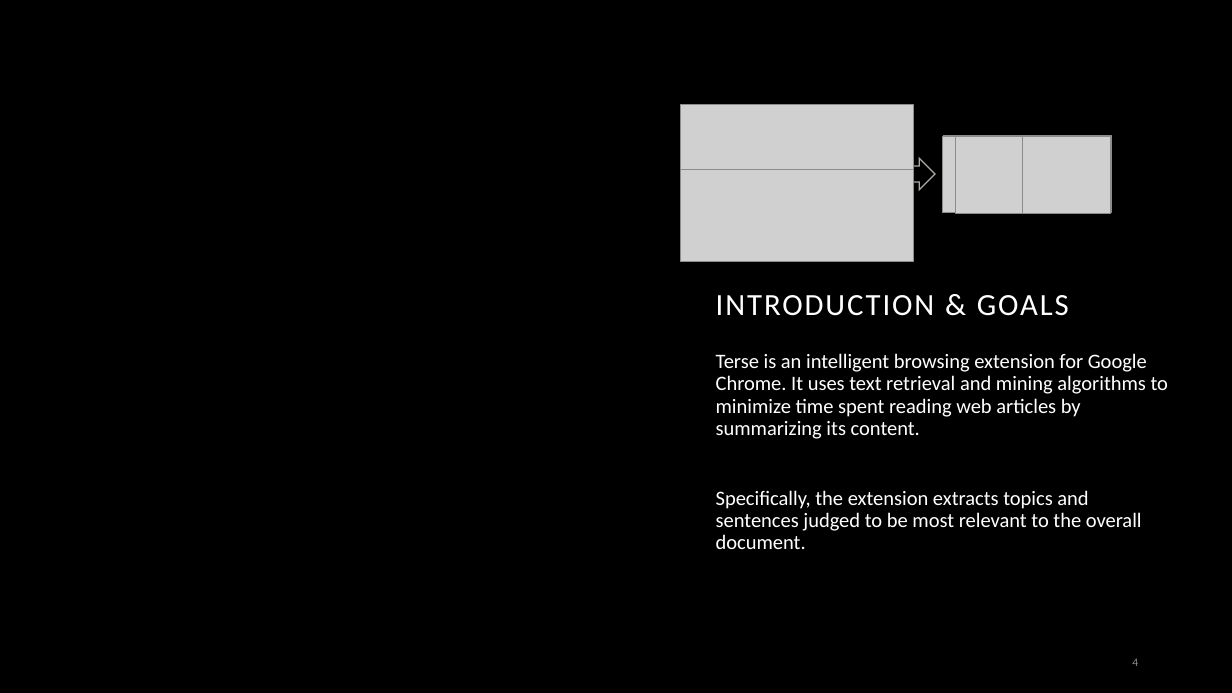
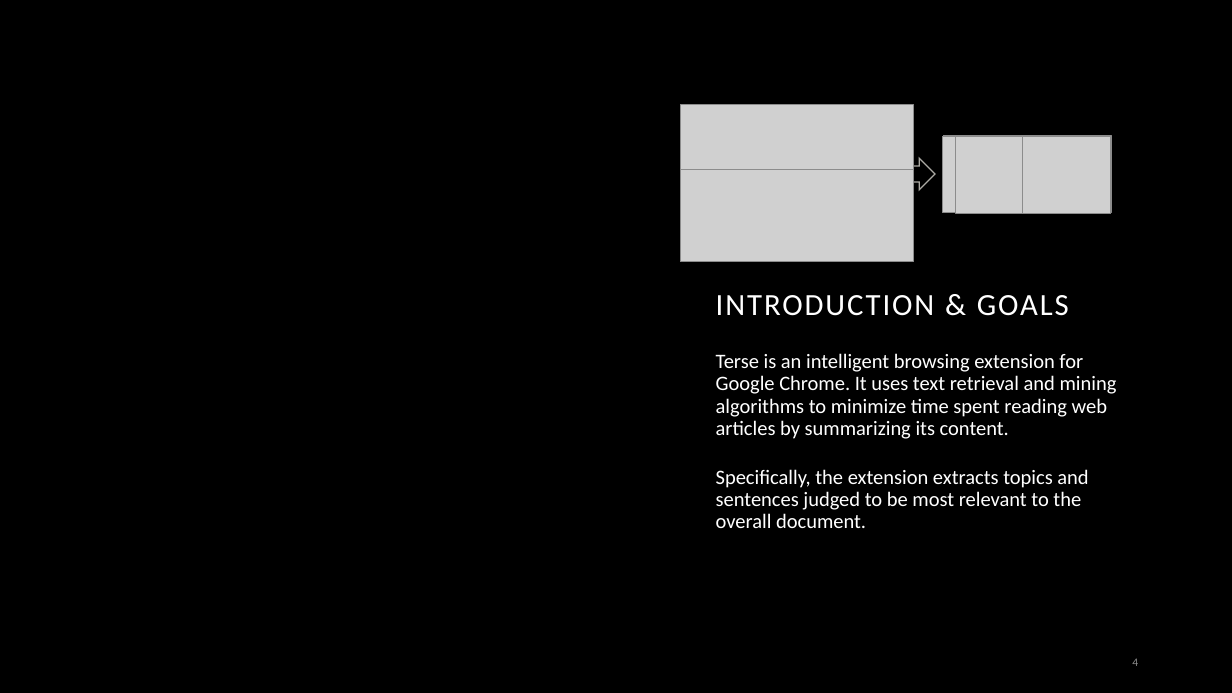
Before and after one commit to devinsburke/CourseProject, a slide deck: slide 3 of Presentation.pptx. Drawn at 1232x693 pixels with LibreOffice and Linux fonts; fonts in the diff are those of the drawing; grey boxes stand for pictures; background and template pictures are left out. Boxes give left, top, right and bottom in pixels: in the first picture for what was removed or moved away, otherwise in the second. Text is boxed around its words. In the diff, an @@ line names an element or a change of style, - is before the commit and + after.

```diff
--- a/Presentation.pptx
+++ b/Presentation.pptx
@@ text "Terse is an intelligent browsing ..." rewrapped from [716, 353, 1168, 549] to [716, 353, 1117, 528] @@
```
Also in this commit, not shown: 4 other slides changed.
